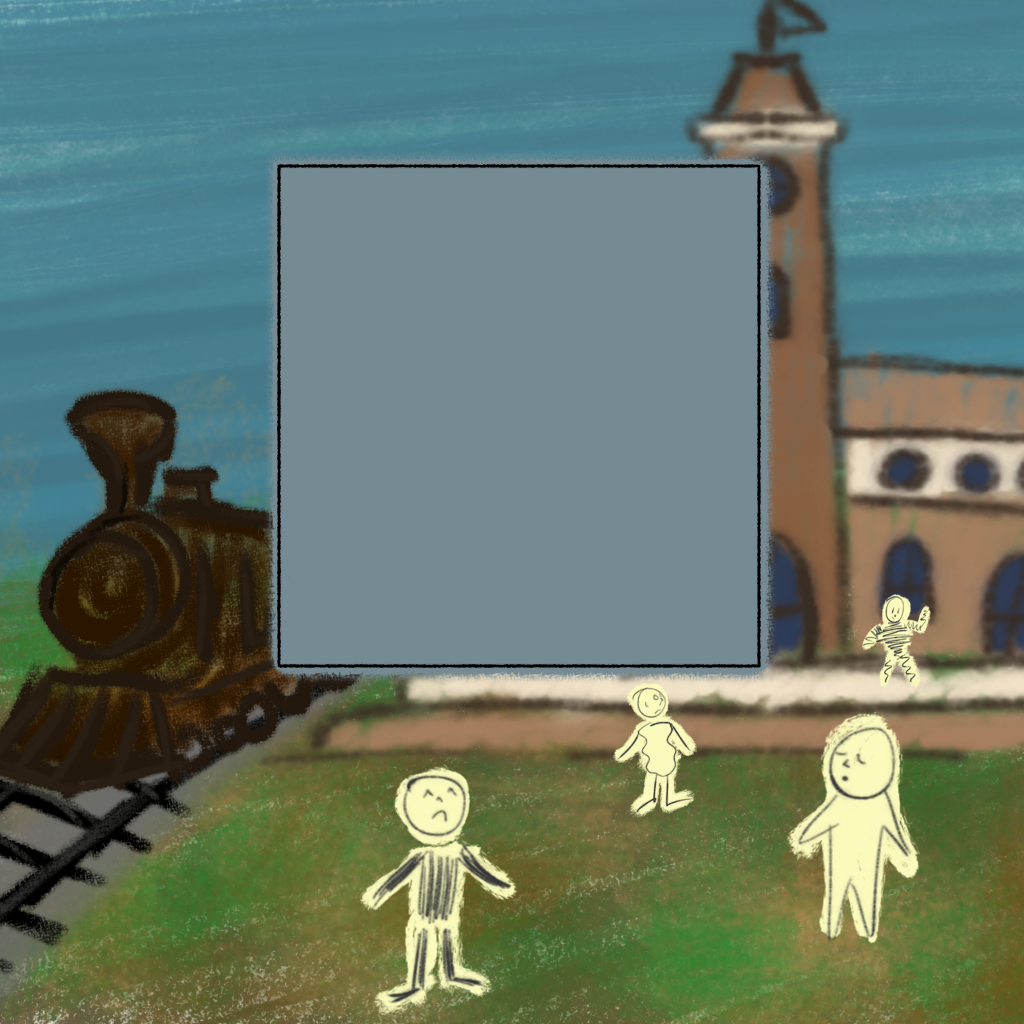
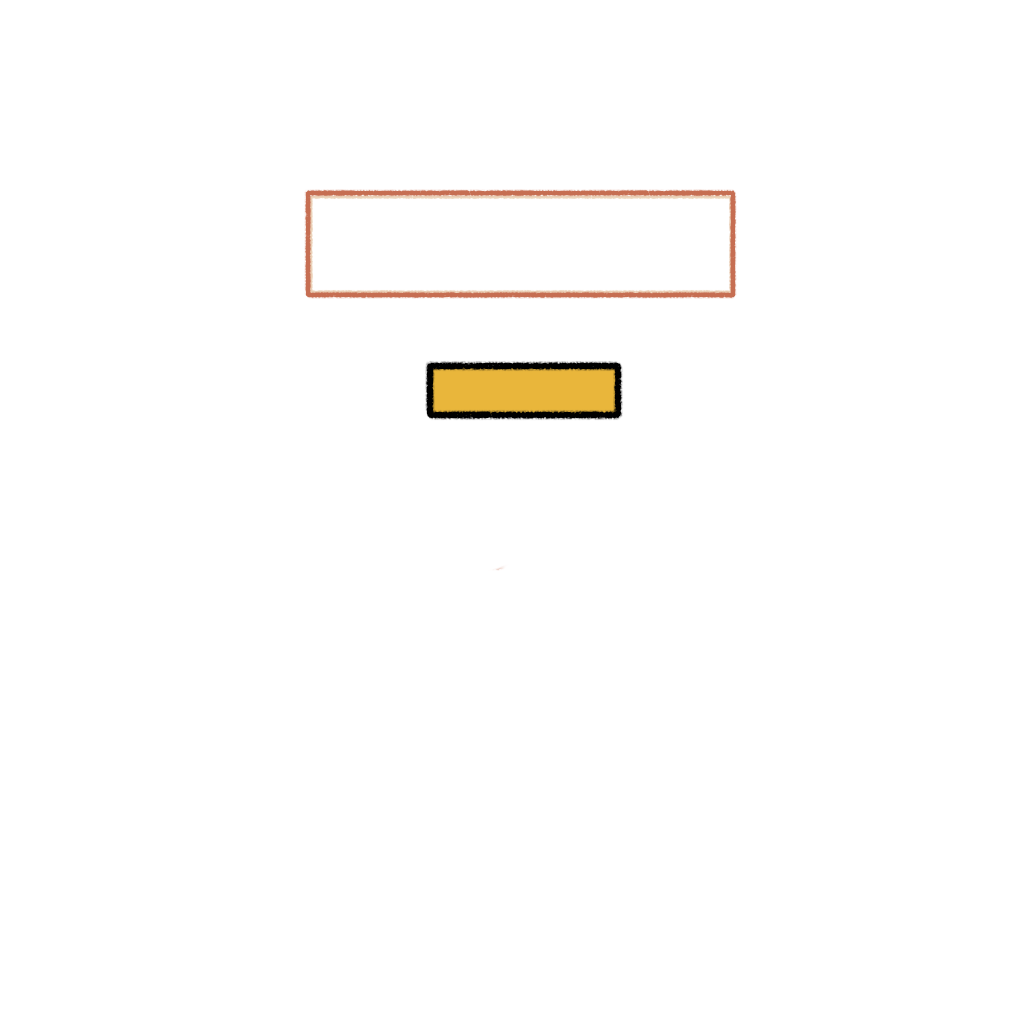
Layered file, before and after one edit (1024 x 1024). Changes by layer:
showed "Paint Layer 20", painted on it over left=256, top=128, right=768, bottom=704
showed group "ButtonGroup" (4 layers) over left=320, top=320, right=640, bottom=640
hid group "TEXTPLATE" (2 layers) over left=192, top=128, right=832, bottom=704
painted on "Paint Layer 18" over left=192, top=128, right=832, bottom=704
painted on "Paint Layer 19" over left=256, top=128, right=768, bottom=704
hid group "Image" (17 layers) over left=0, top=0, right=1024, bottom=1024
painted on "T_People2.png" over left=320, top=704, right=576, bottom=1024
painted on "T_People9.png" over left=576, top=576, right=704, bottom=832
painted on "Buildings" over left=0, top=0, right=1024, bottom=1024
painted on "Paint Layer 1" (1st of 2, in "Image" › "Center_Station") over left=256, top=0, right=1024, bottom=832
painted on "Paint Layer 12" over left=0, top=320, right=512, bottom=832
painted on "Paint Layer 9" over left=0, top=320, right=512, bottom=896
painted on "Paint Layer 11" over left=0, top=320, right=512, bottom=832
painted on "Paint Layer 16" over left=0, top=320, right=512, bottom=832
painted on "Paint Layer 14" over left=0, top=512, right=512, bottom=1024
hid group "BACKPLATE" (7 layers) over left=0, top=0, right=1024, bottom=1024
painted on "Paint Layer 5" over left=0, top=384, right=1024, bottom=1024
painted on "Paint Layer 4" over left=0, top=320, right=1024, bottom=1024
painted on "Paint Layer 2" over left=0, top=256, right=1024, bottom=1024
painted on "Paint Layer 3" over left=0, top=448, right=1024, bottom=1024
painted on "Paint Layer 7" over left=0, top=0, right=1024, bottom=704
painted on "Paint Layer 6" over left=0, top=0, right=1024, bottom=704
painted on "Paint Layer 1" (2nd of 2, in "BACKPLATE") over left=0, top=0, right=1024, bottom=704